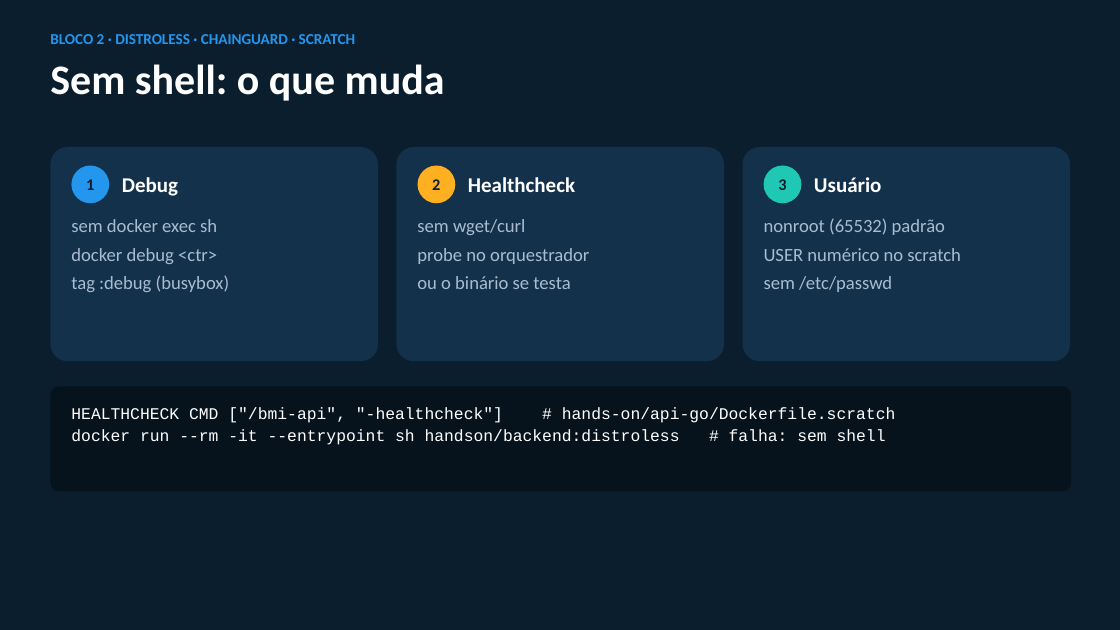
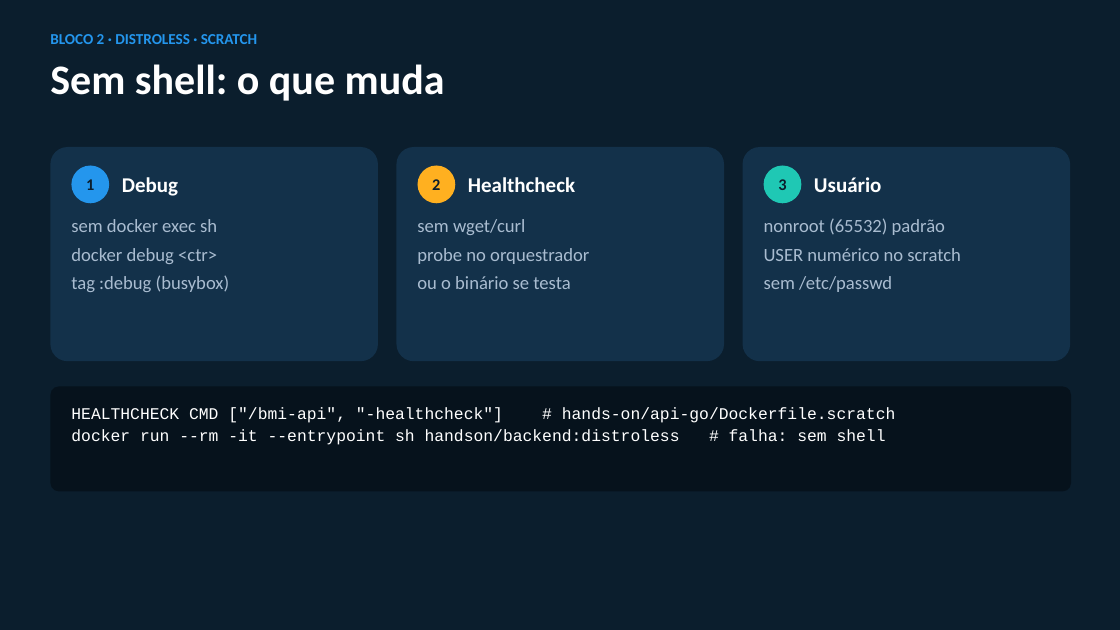
Before and after one commit to fabiofrances/appsec, a slide deck: slide 10 of reports/containerizacao-palestra.pptx. Drawn at 1120x630 pixels with LibreOffice and Linux fonts; fonts in the diff are those of the drawing. Boxes give left, top, right and bottom in pixels: in the first picture for what was removed or moved away, otherwise in the second. Text is boxed around its words. In the diff, an @@ line names an element or a change of style, - is before the commit and + after.

Commit message:
docs: roteiro, PPT e VALIDACAO com os números medidos no WSL
- tabelas reais do lab-compare e do lab-duel (Node ~360-410 MB, Go scratch 9 MB / 0 CVEs)
- novo slide "As CVEs são suas": nas bases mínimas a maioria das CVEs vem do node_modules
- história do Go 1.24 (23 HIGH até no scratch) x Go 1.27 (0)
- corrige afirmações desmentidas pela validação: Chainguard :latest tem sh,
  secret scan não acha o DD_SECRET_KEY, cache mount não acelera com rede rápida
- lab-cache: 8 s x 45 s (ordem das camadas); Swarm: 237 req, 0 falhas no update
- VALIDACAO: registro da validação de 29/10/2026 e expectativas ajustadas

Generated by Fabio Franceschetto helped by [Claude Code](https://claude.com/claude-code)

```diff
--- a/reports/containerizacao-palestra.pptx
+++ b/reports/containerizacao-palestra.pptx
@@ text at <box>50,34,257,44</box>: text changed @@
-BLOCO 2 · DISTROLESS · CHAINGUARD · SCRATCH
+BLOCO 2 · DISTROLESS · SCRATCH
```
Also in this commit, not shown: 7 other slides changed, 1 slide added, 3 other files.
